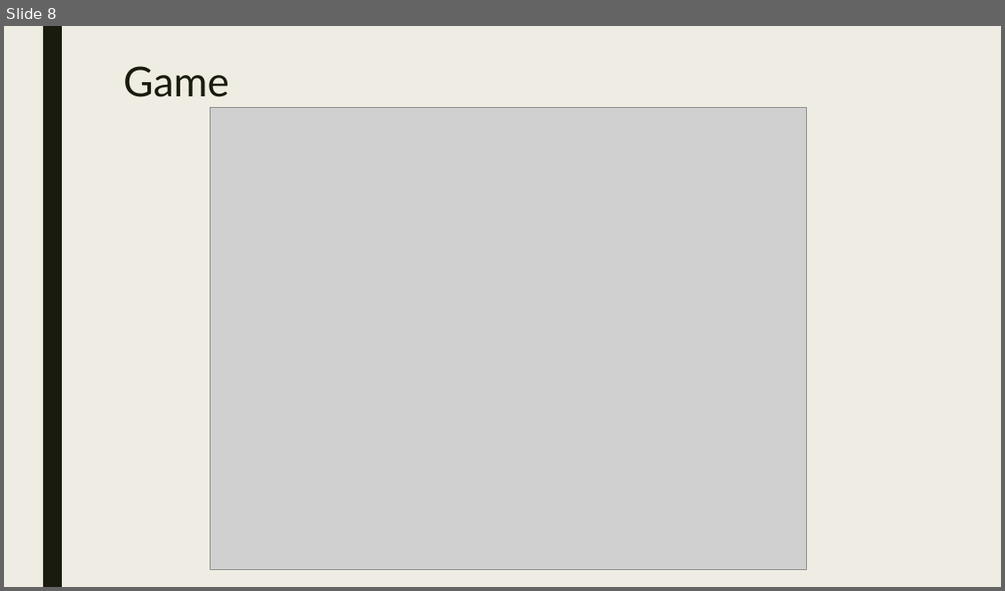
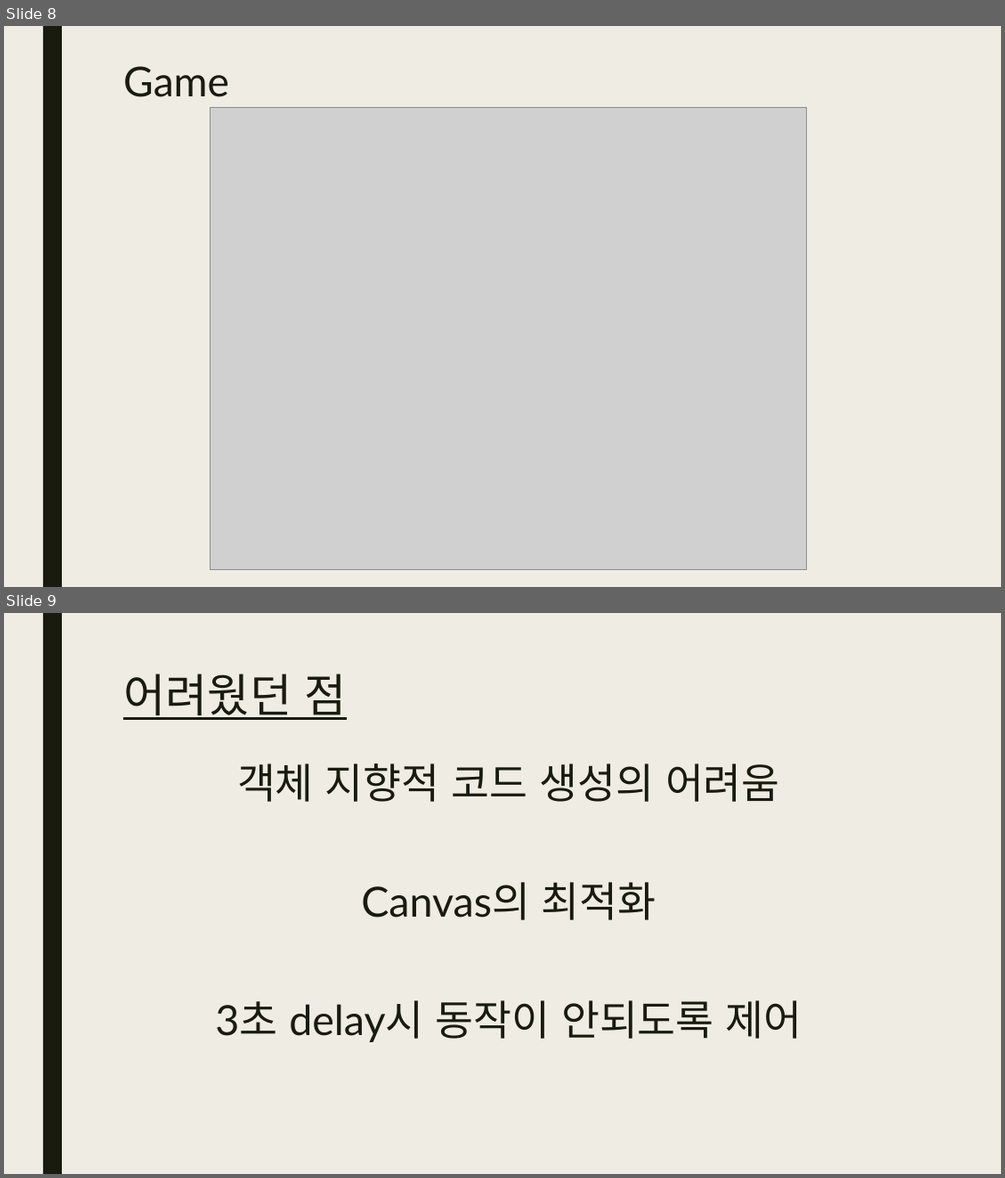
Before and after one commit to gyudong0908/HTML5Puzzle, a slide deck: HTML5 웹.pptx. Shown one above the other, each under a label of ours: slide 8 before the commit, slides 8 and 9 after it. The pictures are 1005x591 and 1005x1178 pixels, drawn with LibreOffice and Linux fonts; fonts in the diff are those of the drawing; grey boxes stand for pictures. Boxes give left, top, right and bottom in pixels: in the first picture for what was removed or moved away, otherwise in the second. Text is boxed around its words. In the diff, an @@ line names an element or a change of style, - is before the commit and + after.

Commit message:
modify ppt

```diff
--- a/HTML5 웹.pptx
+++ b/HTML5 웹.pptx
@@ slide 9 added at [4,613,1001,1174], background #EFEDE3; not listed: 1 template element that a slide beside it also shows @@
@@ title added at [123,674,347,720], 44 pt, text #191B0E, underline @@
+어려웠던 점
@@ text added at [215,763,802,1042], 40 pt, text #191B0E @@
+객체 지향적 코드 생성의 어려움
+Canvas의 최적화
+3초 delay시 동작이 안되도록 제어
```
Also in this commit, not shown: 1 other slide added.
